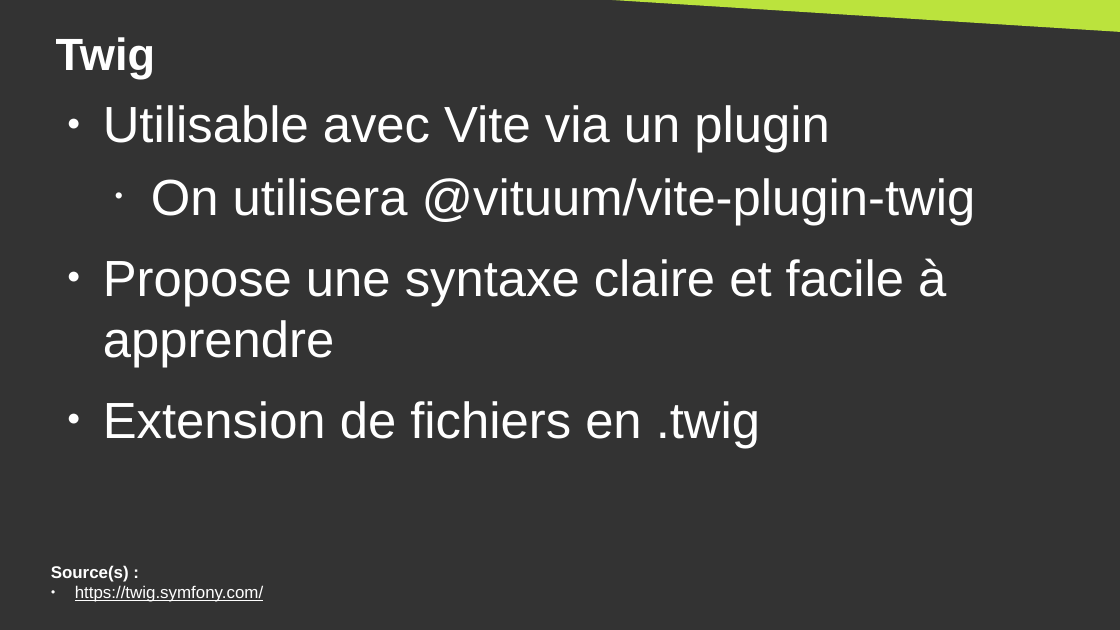
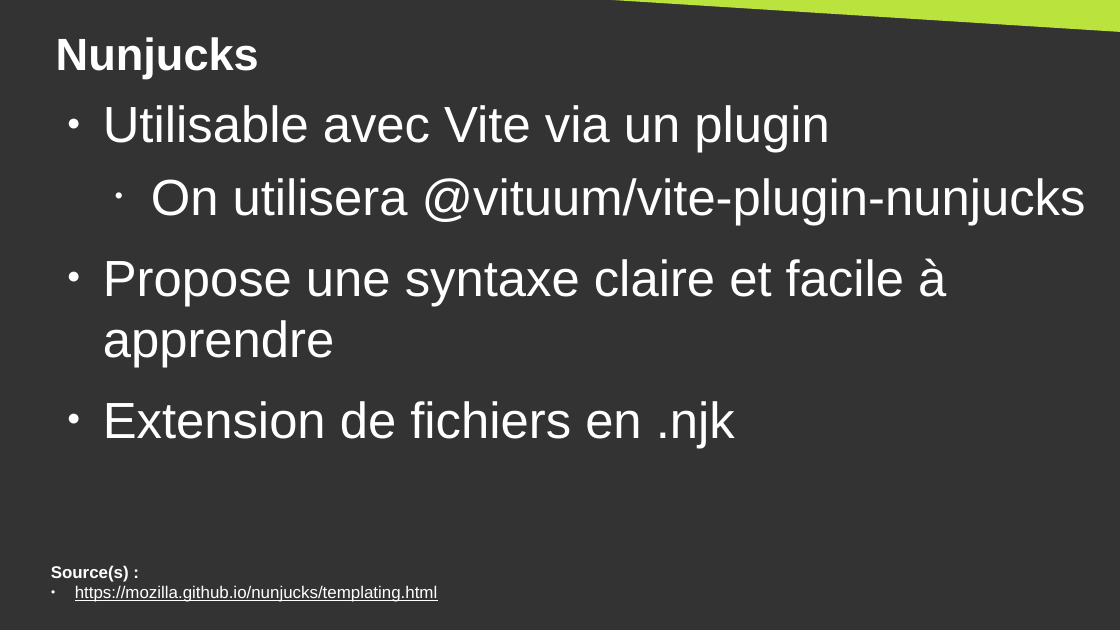
Before and after one commit to DanYellow/cours, a slide deck: slide 34 of developpement-front-s5/travaux-pratiques/numero-4/presentation.odp. Drawn at 1120x630 pixels with LibreOffice and Linux fonts; fonts in the diff are those of the drawing. Boxes give left, top, right and bottom in pixels: in the first picture for what was removed or moved away, otherwise in the second. Text is boxed around its words. In the diff, an @@ line names an element or a change of style, - is before the commit and + after.

Commit message:
developpement-front-s5 - tp#4 - change twig for nunjucks

```diff
--- a/developpement-front-s5/travaux-pratiques/numero-4/presentation.odp
+++ b/developpement-front-s5/travaux-pratiques/numero-4/presentation.odp
@@ title at <box>56,37,259,78</box>: text changed @@
-Twig
+Nunjucks
@@ text at <box>151,178,1086,225</box>: text changed @@
-  • On utilisera @vituum/vite-plugin-twig
+  • On utilisera @vituum/vite-plugin-nunjucks
@@ text at <box>103,401,735,448</box>: text changed @@
-● Extension de fichiers en .twig
+● Extension de fichiers en .njk
@@ text at <box>75,585,437,602</box>: text changed @@
-● https://twig.symfony.com/
+● https://mozilla.github.io/nunjucks/templating.html
```
Also in this commit, not shown: 19 other slides changed, 5 other files.
